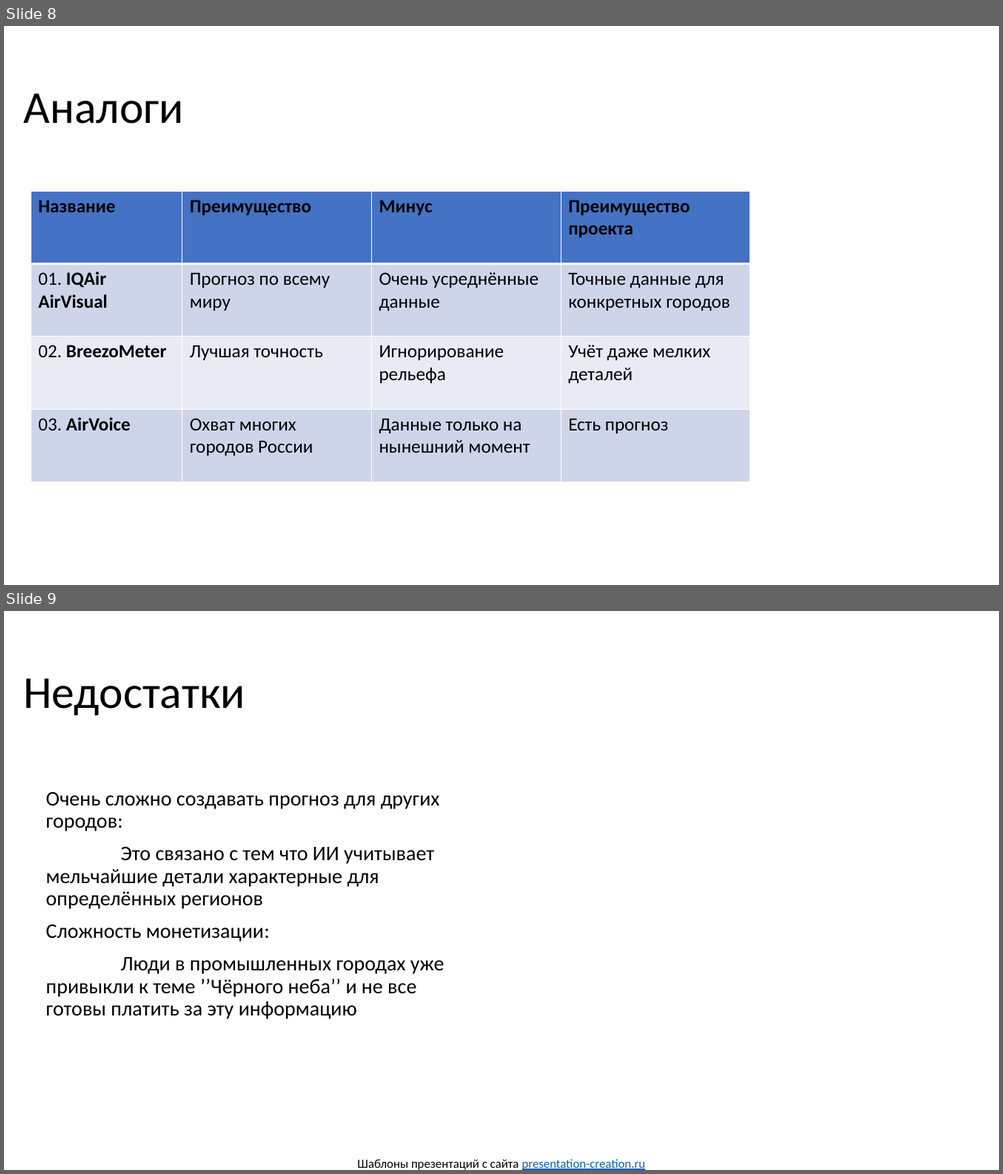
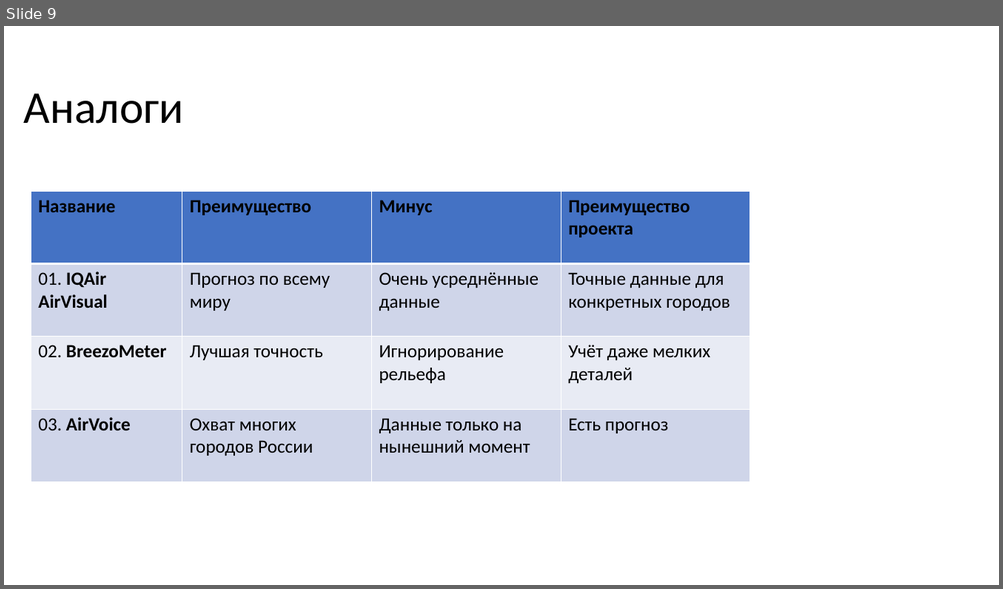
Before and after one commit to RaneKup/AQIbot, a slide deck: Air Project.pptx. Shown one above the other, each under a label of ours: slides 8 and 9 before the commit, slide 9 after it. The pictures are 1003x1174 and 1003x589 pixels, drawn with LibreOffice and Linux fonts; fonts in the diff are those of the drawing; background and template pictures are left out. Boxes give left, top, right and bottom in pixels: in the first picture for what was removed or moved away, otherwise in the second. Text is boxed around its words. In the diff, an @@ line names an element or a change of style, - is before the commit and + after.

```diff
--- a/Air Project.pptx
+++ b/Air Project.pptx
@@ slide 9 removed at bbox=[4, 611, 999, 1170], background picture (left out) @@
@@ title removed at bbox=[24, 678, 245, 715] @@
-Недостатки
@@ text removed at bbox=[46, 792, 444, 1019] @@
-Очень сложно создавать прогноз для других городов:
-Это связано с тем что ИИ учитывает мельчайшие детали характерные для определённых регионов
-Сложность монетизации:
-Люди в промышленных городах уже привыкли к теме ’’Чёрного неба’’ и не все готовы платить за эту информацию
@@ text removed at bbox=[357, 1159, 646, 1170] @@
-Шаблоны презентаций с сайта presentation-creation.ru
@@ what was slide 8 is now slide 9 @@
```
Also in this commit, not shown: 4 slides changed, 1 slide added, 1 other slide removed.
